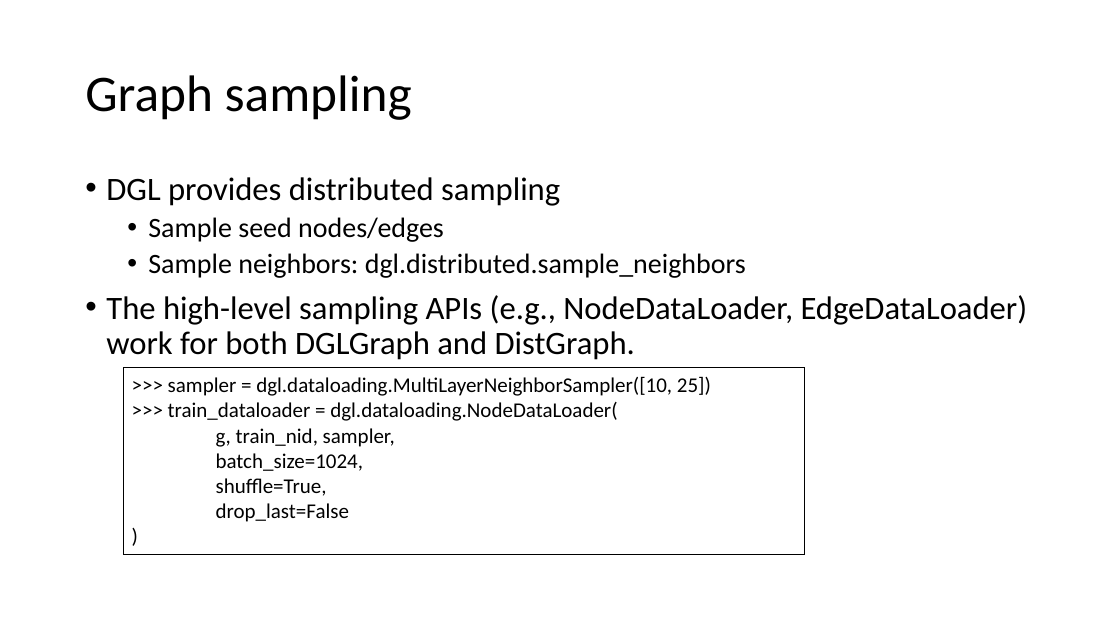
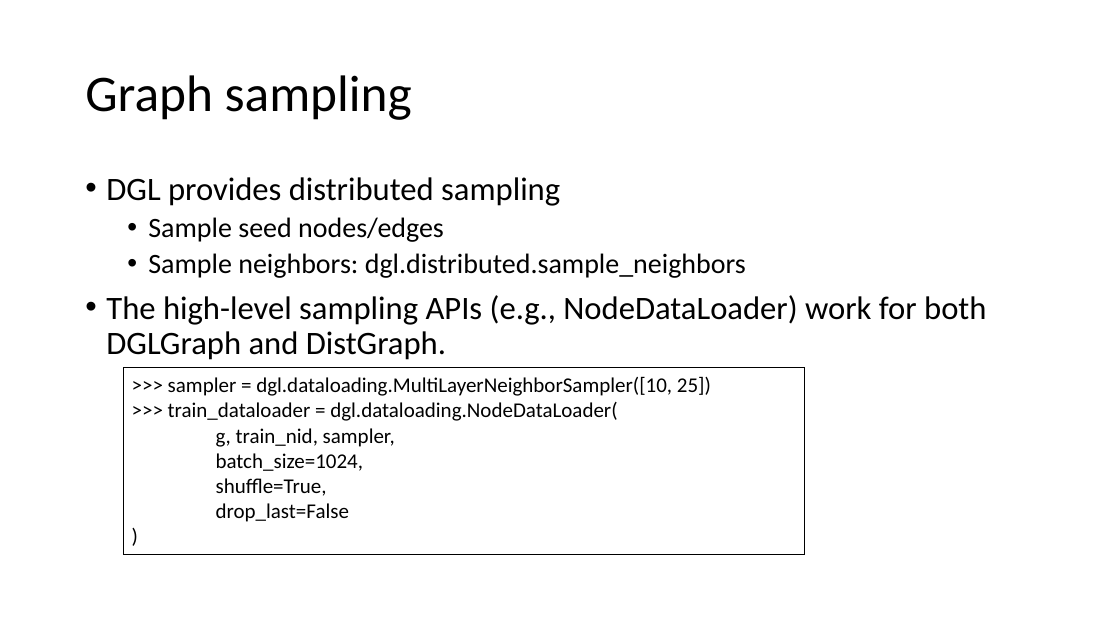
Before and after one commit to dglai/KDD20-Hands-on-Tutorial, a slide deck: slide 20 of 5-distributed/distributed training tutorial.pptx. Drawn at 1120x630 pixels with LibreOffice and Linux fonts; fonts in the diff are those of the drawing. Boxes give left, top, right and bottom in pixels: in the first picture for what was removed or moved away, otherwise in the second. Text is boxed around its words. In the diff, an @@ line names an element or a change of style, - is before the commit and + after.

```diff
--- a/5-distributed/distributed training tutorial.pptx
+++ b/5-distributed/distributed training tutorial.pptx
@@ text at box(106, 295, 986, 360): text changed @@
-• The high-level sampling APIs (e.g., NodeDataLoader, EdgeDataLoader) work for both DGLGraph and DistGraph.
+• The high-level sampling APIs (e.g., NodeDataLoader) work for both DGLGraph and DistGraph.
```
Also in this commit, not shown: 7 other slides changed.
